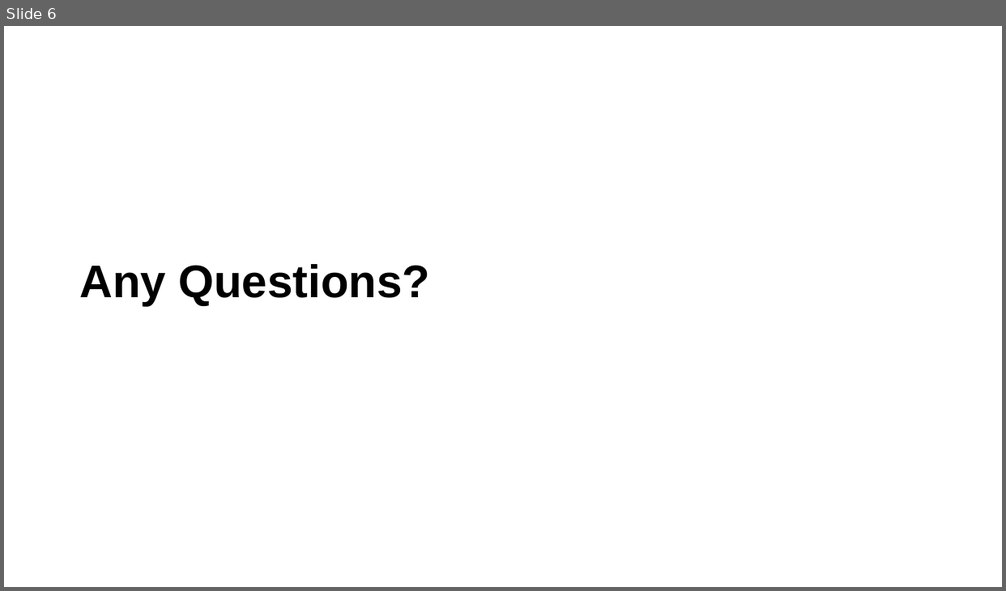
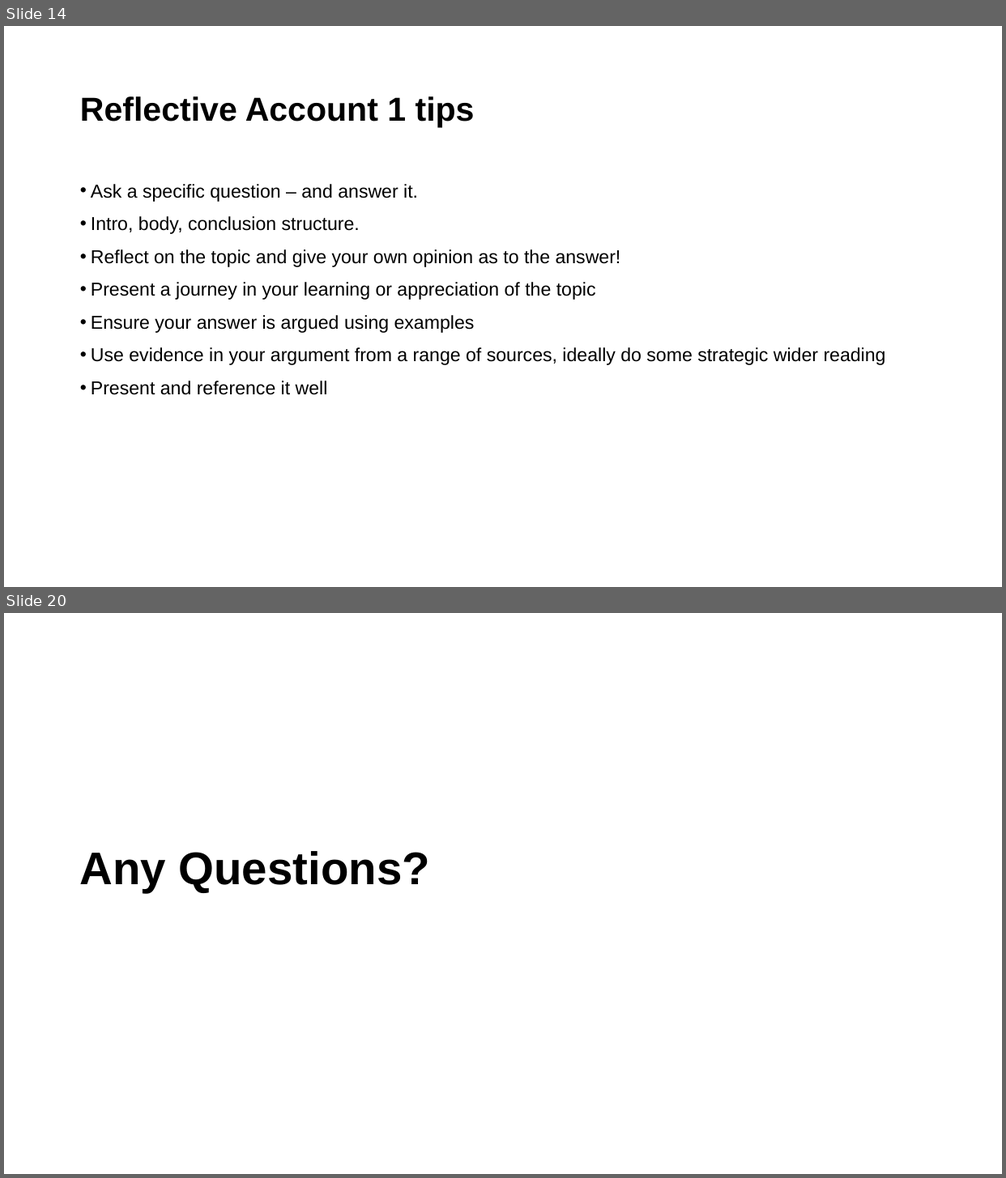
Before and after one commit to LittleMonkeyLab/PS52007D_2023-4, a slide deck: _site/content/Week15/lecture.pptx. Shown one above the other, each under a label of ours: slide 6 before the commit, slides 14 and 20 after it; the slides between them are not shown. The pictures are 1006x591 and 1006x1178 pixels, drawn with LibreOffice and Linux fonts; fonts in the diff are those of the drawing; background and template pictures are left out. Boxes give left, top, right and bottom in pixels: in the first picture for what was removed or moved away, otherwise in the second. Text is boxed around its words. In the diff, an @@ line names an element or a change of style, - is before the commit and + after.

```diff
--- a/_site/content/Week15/lecture.pptx
+++ b/_site/content/Week15/lecture.pptx
@@ slide 14 added at (x1=4, y1=26, x2=1002, y2=587), background #FFFFFF @@
@@ title added at (x1=80, y1=96, x2=475, y2=127), 32 pt, text #000000, bold @@
+Reflective Account 1 tips
@@ text added at (x1=91, y1=184, x2=886, y2=395), 18 pt, text #000000 @@
+• Ask a specific question – and answer it.
+• Intro, body, conclusion structure.
+• Reflect on the topic and give your own opinion as to the answer!
+• Present a journey in your learning or appreciation of the topic
+• Ensure your answer is argued using examples
+• Use evidence in your argument from a range of sources, ideally do some strategic wider reading
+• Present and reference it well
@@ what was slide 6 is now slide 20 @@
```
Also in this commit, not shown: 1 slide changed, 17 other slides added, 5 slides removed, 28 other files.
